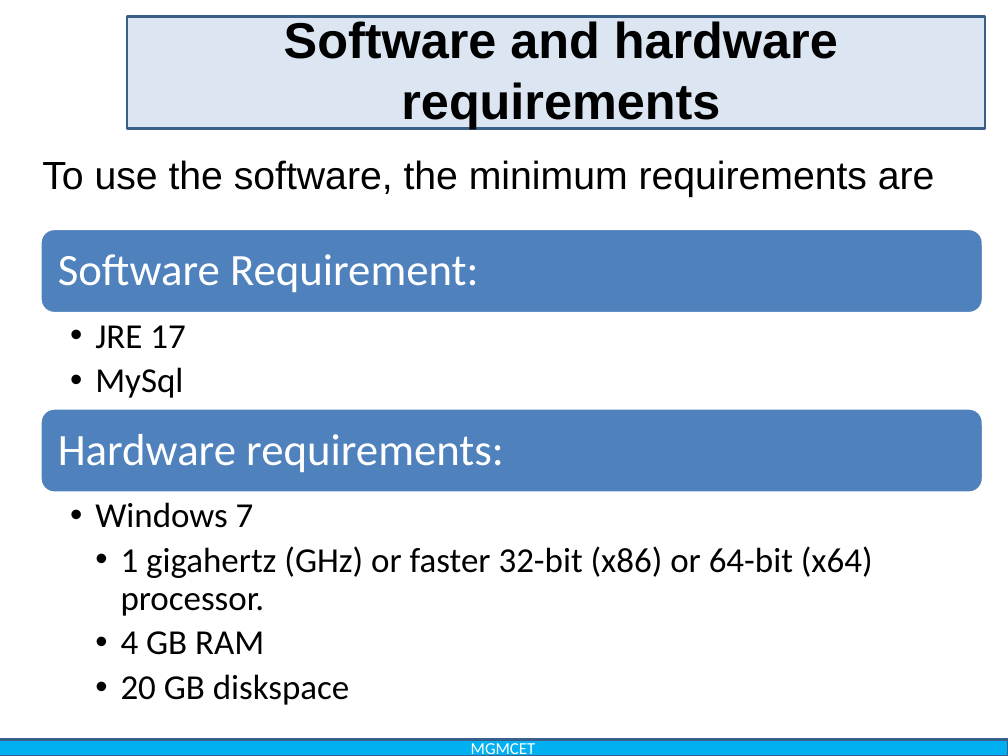
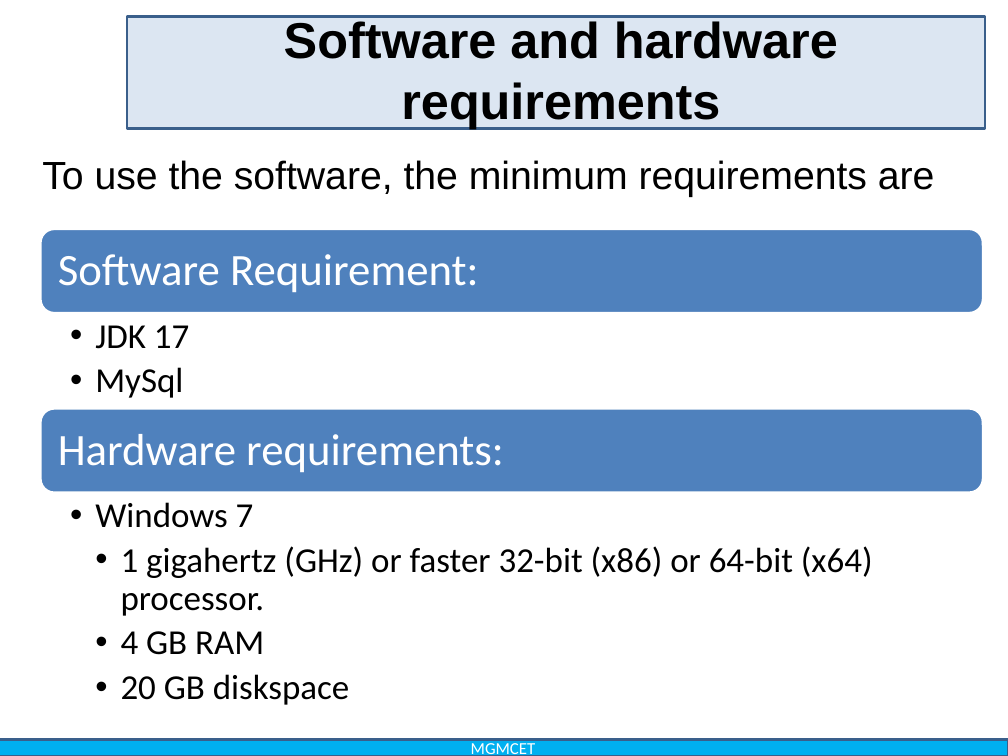
Before and after one commit to pawarherschel/college-project-docs, a slide deck: slide 14 of Sports league management.pptx. Drawn at 1008x756 pixels with LibreOffice and Linux fonts; fonts in the diff are those of the drawing; background and template pictures are left out. Boxes give left, top, right and bottom in pixels: in the first picture for what was removed or moved away, otherwise in the second. Text is boxed around its words. In the diff, an @@ line names an element or a change of style, - is before the commit and + after.

Commit message:
software requirements are for us and not end user

```diff
--- a/Sports league management.pptx
+++ b/Sports league management.pptx
@@ text at (95, 325, 189, 349): text changed @@
-  • JRE 17
+  • JDK 17
```
